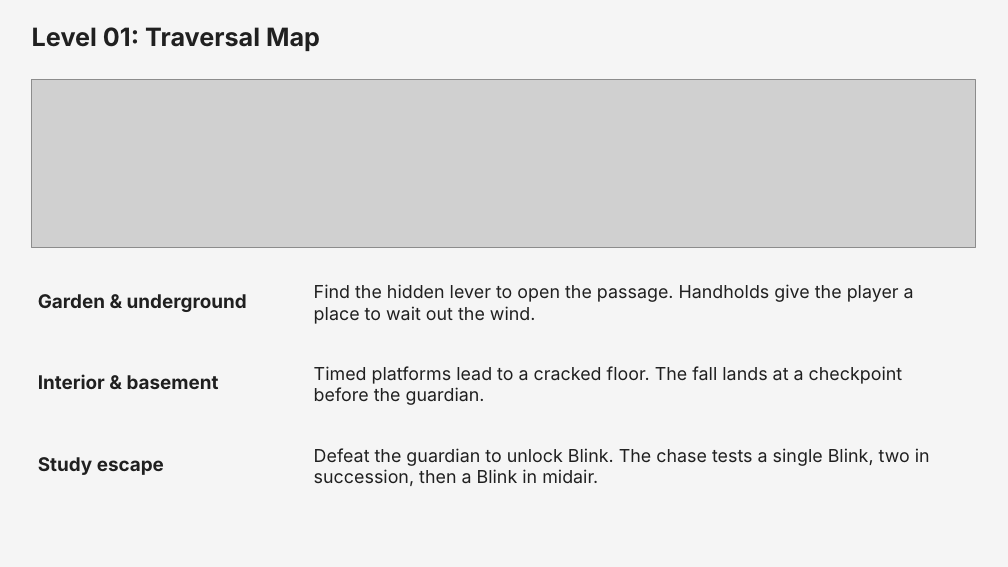
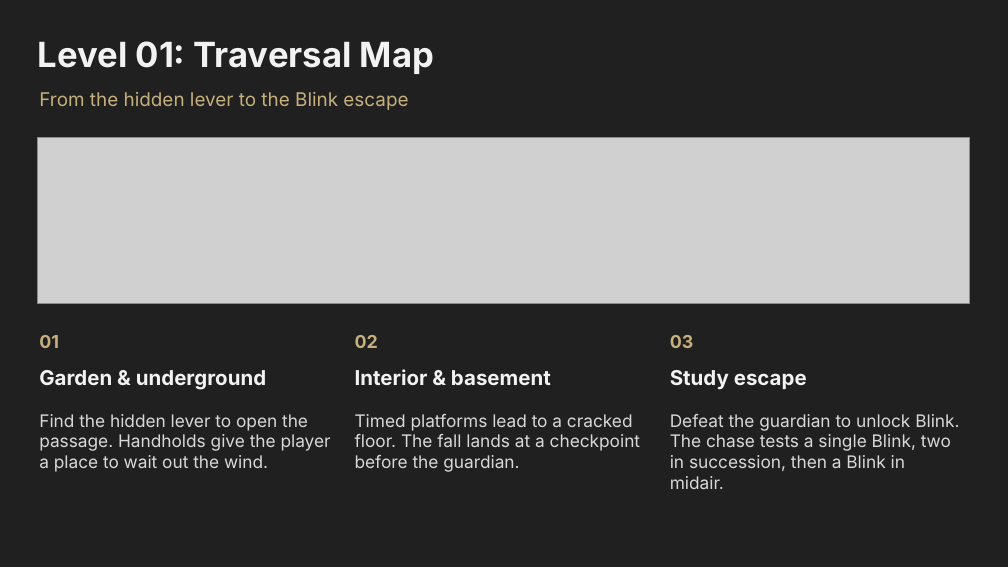
Before and after one commit to 48bin48/game-design-portfolio, a slide deck: slide 16 of forgotten-end/forgotten-end.pptx (slide 14 before the commit). Drawn at 1008x567 pixels with LibreOffice and Linux fonts; fonts in the diff are those of the drawing; grey boxes stand for pictures. Boxes give left, top, right and bottom in pixels: in the first picture for what was removed or moved away, otherwise in the second. Text is boxed around its words. In the diff, an @@ line names an element or a change of style, - is before the commit and + after.

```diff
--- a/forgotten-end/forgotten-end.pptx
+++ b/forgotten-end/forgotten-end.pptx
@@ background #F5F5F5 to #202020 @@
@@ text "Level 01: Traversal Map": place and size @@
-text "Level 01: Traversal Map" at box(32, 27, 320, 51)
+text "Level 01: Traversal Map" at box(38, 41, 434, 74)
@@ text "Level 01: Traversal Map" at box(38, 41, 434, 74): size 24 to 33 pt, text colour #202020 to #F2F2F2; vertical alignment middle to top @@
@@ text added at box(39, 92, 408, 110), 18 pt, text #C6B07D @@
+From the hidden lever to the Blink escape
@@ picture: place and size @@
-picture at box(32, 79, 975, 247)
+picture at box(38, 138, 970, 303)
@@ text added at box(39, 335, 59, 348), 17 pt, text #C6B07D, bold @@
+01
@@ text added at box(355, 335, 378, 348), 17 pt, text #C6B07D, bold @@
+02
@@ text added at box(670, 335, 694, 348), 17 pt, text #C6B07D, bold @@
+03
@@ text "Garden & underground": place and size @@
-text "Garden & underground" at box(38, 294, 247, 312)
+text "Garden & underground" at box(39, 370, 266, 390)
@@ text "Interior & basement": place and size @@
-text "Interior & basement" at box(38, 374, 219, 389)
+text "Interior & basement" at box(355, 369, 551, 385)
@@ size 18 to 19.5 pt, text colour #202020 to #F2F2F2; vertical alignment middle to top in 3 elements at box(39, 370, 266, 390), box(355, 369, 551, 385), box(670, 370, 807, 390) @@
@@ text "Study escape": place and size @@
-text "Study escape" at box(38, 457, 164, 475)
+text "Study escape" at box(670, 370, 807, 390)
@@ size 17 to 16.5 pt, text colour #202020 to #D8D8D8; vertical alignment middle to top in 3 elements at box(670, 414, 959, 489), box(355, 414, 640, 472), box(39, 414, 331, 472) @@
@@ text "Find the hidden lever to ...": place and size @@
-text "Find the hidden lever to ..." at box(314, 284, 914, 324)
+text "Find the hidden lever to ..." at box(39, 414, 331, 472)
@@ text "Timed platforms lead to a ...": place and size @@
-text "Timed platforms lead to a ..." at box(314, 366, 903, 405)
+text "Timed platforms lead to a ..." at box(355, 414, 640, 472)
@@ text "Defeat the guardian to unlock ...": place and size @@
-text "Defeat the guardian to unlock ..." at box(314, 448, 930, 486)
+text "Defeat the guardian to unlock ..." at box(670, 414, 959, 489)
```
Also in this commit, not shown: 2 other slides changed, 2 slides added.
